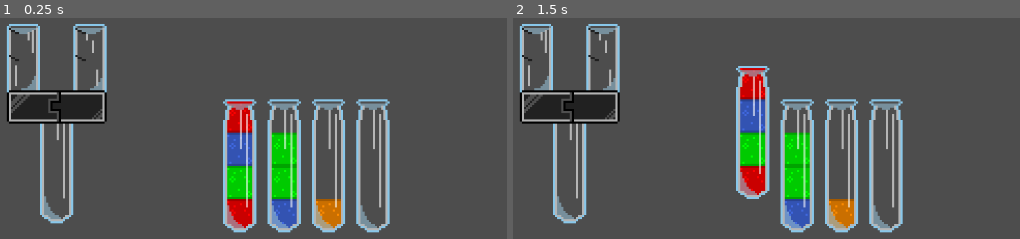
Above: before the commit, frames 1-2 (left to right).
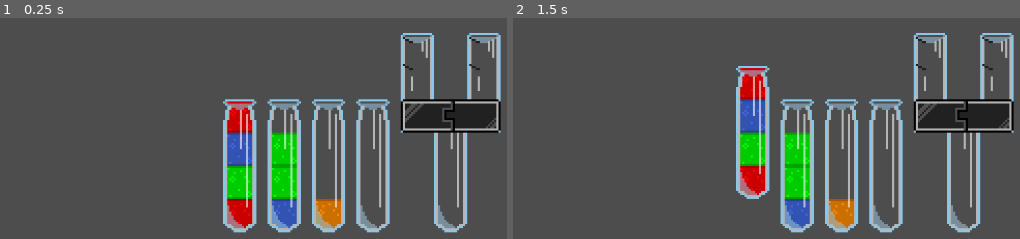
Above: after the commit, the same moments.

Repository: Crestor123/PotionSort
Game: Godot game, scene res://Scenes/TestScene.tscn
Two runs of this game, one before a commit and one after it. Both use one fixed random seed, a clock stepped at 60 frames per second and the inputs below.
Inputs (mouse positions are in pixels of both pictures, inside the frame that each line leads up to):
- Up to frame 1 (0.25 s): no input
- Up to frame 2 (1.5 s): click (751, 166) at 0.52 s; click (538, 57) at 1.27 s

The runs differ from the first frame. In frame 1, 11% of the frame differs, in the area x 1-99%, y 2-98%; in frame 2, 11%.

Commit message:
More work on mixers

Diff:
--- a/Objects/Mixer.tscn
+++ b/Objects/Mixer.tscn
@@ -1,57 +1,30 @@
-[gd_scene load_steps=7 format=3 uid="uid://bwsradxnw44ob"]
+[gd_scene load_steps=5 format=3 uid="uid://bwsradxnw44ob"]
 
 [ext_resource type="Script" path="res://Scripts/Mixer.gd" id="1_hq46g"]
 [ext_resource type="PackedScene" uid="uid://bxrjs1psmms6" path="res://Objects/Bottle.tscn" id="2_j0snf"]
-[ext_resource type="Texture2D" uid="uid://sdj7oycsnh7p" path="res://Sprites/Mixer.png" id="2_t434u"]
-[ext_resource type="Texture2D" uid="uid://dht546h4csls1" path="res://Sprites/MixerOutline.png" id="3_653bo"]
-[ext_resource type="Texture2D" uid="uid://cqd3f1vsik66u" path="res://Sprites/Masks/MixerMask.png" id="5_07uui"]
-[ext_resource type="Texture2D" uid="uid://d3c74m80147sq" path="res://Sprites/Masks/MaskFix.png" id="6_f6wci"]
+[ext_resource type="Texture2D" uid="uid://dg4wykg6l1bnh" path="res://Sprites/Mixerv2.png" id="3_7kudb"]
+[ext_resource type="PackedScene" uid="uid://33yesqkv3tii" path="res://Objects/SmallBottle.tscn" id="3_pgh1t"]
 
 [node name="Mixer" type="Node2D"]
 script = ExtResource("1_hq46g")
 
 [node name="Bottle" parent="." instance=ExtResource("2_j0snf")]
 
+[node name="LeftBottle" parent="." instance=ExtResource("3_pgh1t")]
+position = Vector2(-48, -120)
+scale = Vector2(3, 3)
+
+[node name="RightBottle" parent="." instance=ExtResource("3_pgh1t")]
+position = Vector2(48, -120)
+scale = Vector2(3, 3)
+
 [node name="Sprite" type="Sprite2D" parent="."]
-self_modulate = Color(1, 1, 1, 0.588235)
 texture_filter = 1
-position = Vector2(0, -120)
+position = Vector2(0, -72)
 scale = Vector2(3, 3)
-texture = ExtResource("2_t434u")
+texture = ExtResource("3_7kudb")
 
 [node name="Outline" type="Sprite2D" parent="."]
 texture_filter = 1
 position = Vector2(0, -120)
 scale = Vector2(3, 3)
-texture = ExtResource("3_653bo")
-
-[node name="LeftButton" type="Button" parent="."]
-offset_left = -78.0
-offset_top = -198.0
-offset_right = -18.0
-offset_bottom = -86.0
-focus_mode = 0
-flat = true
-
-[node name="RightButton" type="Button" parent="."]
-offset_left = 18.0
-offset_top = -199.0
-offset_right = 78.0
-offset_bottom = -87.0
-focus_mode = 0
-flat = true
-
-[node name="Mask" type="Sprite2D" parent="."]
-clip_children = 1
-z_index = -1
-texture_filter = 1
-position = Vector2(0, -120)
-scale = Vector2(3, 3)
-texture = ExtResource("5_07uui")
-
-[node name="LeftLiquid" type="Node2D" parent="Mask"]
-
-[node name="RightLiquid" type="Node2D" parent="Mask"]
-
-[node name="MaskFix" type="Sprite2D" parent="Mask"]
-texture = ExtResource("6_f6wci")
--- /dev/null
+++ b/Objects/SmallBottle.tscn
@@ -0,0 +1,40 @@
+[gd_scene load_steps=6 format=3 uid="uid://33yesqkv3tii"]
+
+[ext_resource type="Texture2D" uid="uid://bjjnxfijw6gkh" path="res://Sprites/SmallBottle.png" id="1_d13y0"]
+[ext_resource type="Script" path="res://Scripts/SmallBottle.gd" id="1_odsox"]
+[ext_resource type="Texture2D" uid="uid://ddqt0bwnuh4o6" path="res://Sprites/Masks/SmallBottleMask.png" id="2_3tckv"]
+[ext_resource type="Texture2D" uid="uid://d3c74m80147sq" path="res://Sprites/Masks/MaskFix.png" id="3_ju0nc"]
+[ext_resource type="Texture2D" uid="uid://dcrkq16nkxjdx" path="res://Sprites/SmallBottleOutline.png" id="4_1agti"]
+
+[node name="SmallBottle" type="Node2D"]
+texture_filter = 1
+scale = Vector2(2, 2)
+script = ExtResource("1_odsox")
+
+[node name="Mask" type="Sprite2D" parent="."]
+clip_children = 1
+texture = ExtResource("2_3tckv")
+
+[node name="MaskFix" type="Sprite2D" parent="Mask"]
+texture = ExtResource("3_ju0nc")
+
+[node name="Liquid" type="Node2D" parent="Mask"]
+
+[node name="Sprite" type="Sprite2D" parent="."]
+self_modulate = Color(1, 1, 1, 0.588235)
+texture = ExtResource("1_d13y0")
+
+[node name="Sprite2D" type="Sprite2D" parent="."]
+texture = ExtResource("4_1agti")
+
+[node name="Button" type="Button" parent="."]
+offset_left = -11.0
+offset_top = -26.0
+offset_right = 11.0
+offset_bottom = 20.0
+focus_mode = 0
+flat = true
+
+[node name="AnimationPlayer" type="AnimationPlayer" parent="."]
+
+[connection signal="pressed" from="Button" to="." method="_on_button_pressed"]
--- a/Scenes/TestScene.tscn
+++ b/Scenes/TestScene.tscn
@@ -1,12 +1,8 @@
-[gd_scene load_steps=3 format=3 uid="uid://6irtb6klhqoc"]
+[gd_scene load_steps=2 format=3 uid="uid://6irtb6klhqoc"]
 
 [ext_resource type="Script" path="res://Scripts/Bottles.gd" id="2"]
-[ext_resource type="PackedScene" uid="uid://bwsradxnw44ob" path="res://Objects/Mixer.tscn" id="2_44ali"]
 
 [node name="TestScene" type="Node2D"]
 
 [node name="Bottles" type="Node2D" parent="."]
 script = ExtResource("2")
-
-[node name="Mixer" parent="." instance=ExtResource("2_44ali")]
-position = Vector2(236, 287)
--- a/Scripts/Bottles.gd
+++ b/Scripts/Bottles.gd
@@ -4,6 +4,7 @@
 #Receives information about selected bottles
 
 var bottle = preload("res://Objects/Bottle.tscn")
+var mixer = preload("res://Objects/Mixer.tscn")
 var PotionColors = Global.PotionColors
 
 #Listed top to bottom
@@ -11,7 +12,8 @@
 	1: [PotionColors.RED, PotionColors.BLUE, PotionColors.GREEN, PotionColors.RED],
 	2: [PotionColors.GREEN, PotionColors.GREEN, PotionColors.BLUE],
 	3: [PotionColors.ORANGE],
-	4: [null]
+	4: [null],
+	5: ["mix"]
 	}
 
 var selectedBottle = null
@@ -19,6 +21,15 @@
 func _ready():
 	var bottlePosition = Vector2(500, 300)
 	for item in bottles:
+		if str(bottles[item][0]) == "mix":
+			var newBottle = mixer.instantiate()
+			bottlePosition.x += 48
+			newBottle.position = bottlePosition
+			bottlePosition.x += 64
+			add_child(newBottle)
+			newBottle.connect("selected", bottleSelected)
+			newBottle.bottle.connect("selected", bottleSelected)
+			continue
 		var newBottle = bottle.instantiate()
 		newBottle.PotionColors = PotionColors
 		newBottle.slots.clear()
--- a/Scripts/Mixer.gd
+++ b/Scripts/Mixer.gd
@@ -1,20 +1,16 @@
 extends Node2D
 
-@onready var leftLiquid = $Mask/LeftLiquid
-@onready var rightLiquid = $Mask/RightLiquid
-@onready var leftButton = $LeftButton
-@onready var rightButton = $RightButton
 
-var potionUnit = preload("res://Objects/PotionUnit.tscn")
+@onready var bottle = $Bottle
+@onready var left = $LeftBottle
+@onready var right = $RightBottle
+
 var PotionColors = Global.PotionColors
 
-#listed top to bottom
-@export var leftSlots = [null, null]
-@export var rightSlots = [null, null]
-var leftLiquidSlots = [null, null]
-var rightLiquidSlots = [null, null]
+signal selected(bottle)
 
-var leftLiquidPosition = Vector2(-16, 0)
-var rightLiquidPosition = Vector2(16, 0)
+func ready():
+	left.connect("selected", select)
 
-signal selected(bottle)
+func select():
+	pass
--- /dev/null
+++ b/Scripts/SmallBottle.gd
@@ -0,0 +1,103 @@
+extends Node2D
+
+@onready var liquid = $Mask/Liquid
+@onready var button = $Button
+@onready var anim = $AnimationPlayer
+
+var potionUnit = preload("res://Objects/PotionUnit.tscn")
+var PotionColors = Global.PotionColors
+
+#Listed top to bottom
+@export var slots = [null, null]
+var liquidSlots = [null, null]
+
+var liquidPosition = 24
+
+signal selected(bottle)
+
+func _ready():
+	print(global_position)
+	print(slots)
+	while slots.size() != 2:
+		slots.push_front(null)
+
+	var i = slots.size() - 1
+	while i >= 0:
+		if slots[i] != null:
+			var newPotion = potionUnit.instantiate()
+			newPotion.color = slots[i]
+			newPotion.position = Vector2(0, liquidPosition)
+			liquid.add_child(newPotion)
+			liquidSlots[i] = newPotion
+			liquidPosition -= 16
+		i = i - 1
+
+func select():
+	#Called by the node's parent to confirm the selection
+	#Play an animation of the bottle raising up slightly
+	anim.play("select")
+	pass
+
+func top():
+	#Return the number and color of the topmost layer
+	var topLayer = {"color": null, "count": 0, "empty": 0}
+	for slot in slots:
+		if slot == null:
+			topLayer.empty = topLayer.empty + 1
+		if slot != null and topLayer.color == null:
+			topLayer.color = slot
+
+	if topLayer.color != null:
+		for slot in slots:
+			if slot == null: continue
+			if slot == topLayer.color:
+				topLayer.count = topLayer.count + 1
+			else: break
+
+	return topLayer
+	pass
+
+func pour(target : Node2D):
+	#Play an animation of the bottle pouring into the target
+	#Remove the topmost layer of the bottle
+	var topLayer = top()
+	var firstSlot = slots.find(topLayer.color)
+
+	if target == self:
+		anim.play_backwards("select")
+		return
+	if target == null:
+		anim.play("invalid")
+		return
+
+	if topLayer.count > 0:
+		for i in range(firstSlot, firstSlot + topLayer.count):
+			if liquidSlots[i] != null:
+				liquidSlots[i].queue_free()
+				liquidSlots[i] = null
+				liquidPosition += 16
+			slots[i] = null
+
+	anim.play_backwards("select")
+	pass
+
+func fill(color : int, count : int):
+	#Fill a number of slots with the given color, starting from the bottom
+	#Play an animation of the slots filling up
+	var firstSlot = slots.rfind(null) + 1
+
+	for i in range(firstSlot - count, firstSlot):
+		slots[i] = color
+		var newPotion = potionUnit.instantiate()
+		newPotion.color = color
+		newPotion.position = Vector2(0, liquidPosition)
+		liquid.add_child(newPotion)
+		liquidSlots[i] = newPotion
+		liquidPosition -= 16
+	pass
+
+func updateBottle():
+	pass
+
+func _on_button_pressed():
+	emit_signal("selected", self)
Binary file added: Sprites/Masks/Mixerv2.png
Not shown, added: Sprites/Masks/Mixerv2.png.import
Binary file added: Sprites/Masks/SmallBottleMask.png
Not shown, added: Sprites/Masks/SmallBottleMask.png.import
Binary file added: Sprites/Mixerv2.png
Not shown, added: Sprites/Mixerv2.png.import
Binary file added: Sprites/SmallBottle.png
Not shown, added: Sprites/SmallBottle.png.import
Binary file added: Sprites/SmallBottleOutline.png
Not shown, added: Sprites/SmallBottleOutline.png.import
